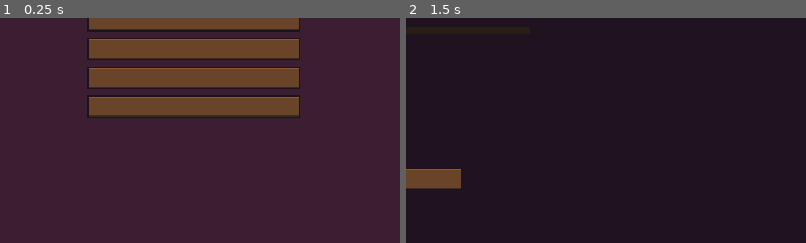
Above: before the commit, frames 1-2 (left to right).
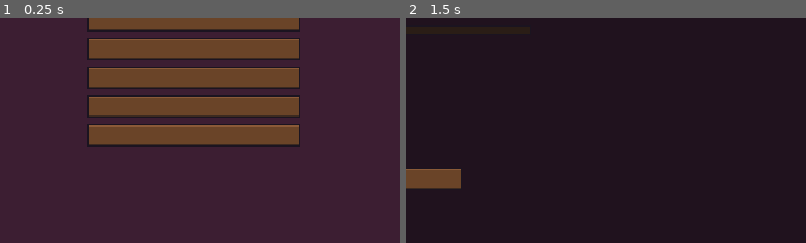
Above: after the commit, the same moments.

Repository: Andrei56786/game
Game: Godot game, scene res://scenes/main.tscn
Same seed, same stepped clock (60 frames per second), same inputs: the game is played once before the commit and once after it.
Inputs (mouse positions are % of the whole screen's width and height, from its top left):
- Up to frame 1 (0.25 s): no input
- Up to frame 2 (1.5 s): tap Enter at 0.5, 0.6 s; move the mouse to (72, 45) at 0.52 s; hold D 0.53-1.25 s; click (72, 45) at 0.67 s; tap Space at 0.77, 1.07, 1.25 s; tap Keypad Enter at 0.8 s; drag from (30, 55) to (45, 70) at 1.27 s
The pictures show only the part of the screen within x 50-100%, y 50-100%; the shares and areas given below are measured in that part.

The runs differ from the first frame. In frame 1, 5.2% of the frame differs, in the area x 21-75%, y 47-58%; in frame 2, nothing differs.
Error before the commit: Invalid access to property or key 'pal' on a base object of type 'Dictionary'. (res://scripts/art.gd:111)
Error after the commit: Invalid access to property or key 'pal' on a base object of type 'Dictionary'. (res://scripts/art.gd:144)

Commit message:
0.9: мышь работает (фон места не ловит щелчки, заставка и бой — на весь экран), во весь экран — F11, Alt+Enter и в меню; веб-тест — настоящая мышь

Diff:
--- a/godot/slovo/scripts/art.gd
+++ b/godot/slovo/scripts/art.gd
@@ -18,6 +18,8 @@
 var book: Font
 var pixfont := false
 var autopause := true          # OPTS.autoPause: время само встаёт на паузу (дошли до цели, выехали из замка, после битвы)
+var fullscreen := false        # во весь экран (F11 или Alt+Enter, в меню — «Во весь экран»): выбор помнится до следующего запуска
+var _win_mode := DisplayServer.WINDOW_MODE_WINDOWED   # каким было окно до полного экрана (развёрнутое вернётся развёрнутым)
 
 func _ready() -> void:
 	var p := "res://art/court.json"
@@ -36,6 +38,9 @@
 	if cf.load(CFG) == OK:
 		pixfont = bool(cf.get_value("ui", "pixfont", false))
 		autopause = bool(cf.get_value("ui", "autopause", true))
+		fullscreen = bool(cf.get_value("ui", "fullscreen", false))
+	if fullscreen and not OS.has_feature("web"):
+		_apply_fs.call_deferred(true)
 	var g := Gradient.new()
 	g.offsets = PackedFloat32Array([0.0, 0.3, 0.65, 1.0])
 	g.colors = PackedColorArray([Color(1, 1, 1, 1), Color(1, 1, 1, 0.6), Color(1, 1, 1, 0.18), Color(1, 1, 1, 0)])
@@ -100,6 +105,34 @@
 func set_autopause(on: bool) -> void:
 	autopause = on
 	_opt("autopause", on)
+
+## во весь экран и обратно (как F11 в окне Electron); в вебе — только клавишами браузера
+func is_fullscreen() -> bool:
+	var m := DisplayServer.window_get_mode()
+	return m == DisplayServer.WINDOW_MODE_FULLSCREEN or m == DisplayServer.WINDOW_MODE_EXCLUSIVE_FULLSCREEN
+
+func set_fullscreen(on: bool) -> void:
+	fullscreen = on
+	_apply_fs(on)
+	_opt("fullscreen", on)
+
+func _apply_fs(on: bool) -> void:
+	if DisplayServer.get_name() == "headless" or OS.has_feature("web") or on == is_fullscreen():
+		return
+	if on:
+		_win_mode = DisplayServer.window_get_mode()
+		DisplayServer.window_set_mode(DisplayServer.WINDOW_MODE_FULLSCREEN)
+	else:
+		DisplayServer.window_set_mode(DisplayServer.WINDOW_MODE_MAXIMIZED if _win_mode == DisplayServer.WINDOW_MODE_MAXIMIZED else DisplayServer.WINDOW_MODE_WINDOWED)
+
+## F11 или Alt+Enter — во весь экран и обратно, на любом экране (до двора и карты клавиша не доходит)
+func _input(e: InputEvent) -> void:
+	var k := e as InputEventKey
+	if k == null or not k.pressed or k.echo or OS.has_feature("web"):
+		return
+	if k.physical_keycode == KEY_F11 or (k.alt_pressed and (k.physical_keycode == KEY_ENTER or k.physical_keycode == KEY_KP_ENTER)):
+		set_fullscreen(not is_fullscreen())
+		get_viewport().set_input_as_handled()
 
 func _opt(k: String, v: Variant) -> void:
 	var cf := ConfigFile.new()
--- a/godot/slovo/scripts/battle/bview.gd
+++ b/godot/slovo/scripts/battle/bview.gd
@@ -23,7 +23,7 @@
 var sdark: Array = []      # тёмные цвета сторон — для следов павших
 
 func _ready() -> void:
-	set_anchors_preset(Control.PRESET_FULL_RECT)
+	set_anchors_and_offsets_preset(Control.PRESET_FULL_RECT)   # и размер — на весь экран (иначе 0×0 и щелчки мимо)
 	mouse_filter = Control.MOUSE_FILTER_STOP
 	focus_mode = Control.FOCUS_ALL
 
--- a/godot/slovo/scripts/court.gd
+++ b/godot/slovo/scripts/court.gd
@@ -147,7 +147,7 @@
 	add_child(ui)
 	vig = TextureRect.new()
 	vig.texture = _vignette()
-	vig.set_anchors_preset(Control.PRESET_FULL_RECT)
+	vig.set_anchors_and_offsets_preset(Control.PRESET_FULL_RECT)   # ночная виньетка — на весь экран
 	vig.mouse_filter = Control.MOUSE_FILTER_IGNORE
 	vig.modulate.a = 0.0
 	ui.add_child(vig)
@@ -281,6 +281,7 @@
 	add_child(layer)
 	move_child(layer, 0)
 	var back := ColorRect.new()
+	back.mouse_filter = Control.MOUSE_FILTER_IGNORE   # фон места — не окно: иначе он забирает щелчки и мышь при дворе не работает
 	back.color = Color8(26, 36, 24) if L["out"] else Color8(12, 10, 16)
 	back.position = Vector2(-1000, -1000)
 	back.size = Vector2(int(L["w"]) * CT + 2000, int(L["h"]) * CT + 2000)
--- a/godot/slovo/scripts/title.gd
+++ b/godot/slovo/scripts/title.gd
@@ -15,7 +15,7 @@
 var keys: Array = []                      # кнопки по порядку (для ↑↓ и Enter): [id, Callable]
 
 func _ready() -> void:
-	set_anchors_preset(Control.PRESET_FULL_RECT)
+	set_anchors_and_offsets_preset(Control.PRESET_FULL_RECT)   # и размер — на весь экран (иначе 0×0 и щелчки мимо)
 	mouse_filter = Control.MOUSE_FILTER_STOP
 	help = false
 
@@ -41,6 +41,7 @@
 		L.append(["t_snd", func(_c): scr = "sound"])
 		L.append(["t_font", func(_c): Art.set_pixfont(not Art.pixfont)])
 		if not OS.has_feature("web"):
+			L.append(["t_fs", func(_c): Art.set_fullscreen(not Art.is_fullscreen())])
 			L.append(["t_quit", func(_c): get_tree().quit()])
 	elif scr == "newgame":
 		L.append(["ng_go", func(_c): act.emit("new", newg.duplicate())])
@@ -163,6 +164,7 @@
 	L.append(["t_snd", "Звук…", {}])
 	L.append(["t_font", "Шрифт: " + ("пиксельный" if Art.pixfont else "книжный"), {"tip": ["Шрифт", "Книжный — гладкий и чёткий, легче читать. Пиксельный — как в старых играх."]}])
 	if not OS.has_feature("web"):
+		L.append(["t_fs", "Во весь экран: " + ("вкл" if Art.is_fullscreen() else "выкл"), {"tip": ["Во весь экран", "Игра на весь монитор, без рамки окна. То же — F11 или Alt+Enter."]}])
 		L.append(["t_quit", "Выход", {}])
 	var ids: Array = keys.map(func(k): return k[0])
 	for e: Array in L:
@@ -227,13 +229,13 @@
 	blocker()
 	draw_rect(Rect2(0, 0, W, H), Color(0.04, 0.03, 0.05, 0.5))
 	var w := 340.0
-	var h := 158.0
+	var h := 172.0
 	var x := floorf((W - w) / 2.0)
 	var y := floorf((H - h) / 2.0)
 	Art.panel_wood(self, x, y, w, h)
 	Art.txt(self, "Управление", x + w / 2.0, y + 8, Art.pal("y"), "m", "c", Art.pal("o"))
 	var rows := [["WASD, стрелки", "идти; Shift — тихим шагом"], ["Мышь", "щелчок — идти туда или к человеку"], ["E, Enter", "говорить, сесть, сделать"],
-		["Z, колесо", "масштаб: крупно или весь двор"], ["Пробел", "пауза"], ["1, 2, 3", "скорость времени"], ["Tab", "карта королевства"], ["Esc", "меню: сохранить, загрузить, звук"]]
+		["Z, колесо", "масштаб: крупно или весь двор"], ["Пробел", "пауза"], ["1, 2, 3", "скорость времени"], ["Tab", "карта королевства"], ["F11, Alt+Enter", "во весь экран и обратно"], ["Esc", "меню: сохранить, загрузить, звук"]]
 	var yy := y + 26.0
 	for r in rows:
 		Art.txt(self, r[0], x + 16, yy, Art.pal("y"))
--- a/godot/slovo/scripts/world/court_wins.gd
+++ b/godot/slovo/scripts/world/court_wins.gd
@@ -100,11 +100,11 @@
 # ---------- меню (drawMenuWin), управление (drawHelp3 при дворе, drawHelp на карте) ----------
 const HELP_COURT := [["WASD / стрелки", "ходить по замку; Shift — тихим шагом"], ["ЛКМ", "идти туда; по человеку — подойти и заговорить"],
 	["E / Enter", "говорить, действовать (трон, стол, кровать…)"], ["Пробел · 1–3", "пауза · скорость времени"], ["Tab", "стол карт: королевство (и обратно)"],
-	["K · L", "совет · письма"], ["Z / колесо", "приблизить / отдалить"], ["H", "подсказка внизу экрана"], ["M", "без звука"], ["Esc", "меню"]]
+	["K · L", "совет · письма"], ["Z / колесо", "приблизить / отдалить"], ["H", "подсказка внизу экрана"], ["M", "без звука"], ["F11 / Alt+Enter", "во весь экран и обратно"], ["Esc", "меню"]]
 const HELP_MAP := [["ЛКМ по карте", "идти туда (покажет путь и дни)"], ["ЛКМ по поселению", "идти туда; на месте — осада и сведения"],
 	["ЛКМ по врагу", "преследовать; при встрече — бой"], ["ПКМ", "остановиться / сведения о поселении"], ["Перетаскивание", "двигать карту (или WASD, стрелки)"],
 	["Колесо / Q E", "масштаб"], ["Пробел", "пауза; 1, 2, 3 — скорость"], ["Tab", "ко двору; в поле — державы или местность"], ["C", "к войску"],
-	["V · K · L", "войска короны · совет · письма"], ["F · H", "фуражировка / подсказка"], ["Esc", "закрыть окно / меню"],
+	["V · K · L", "войска короны · совет · письма"], ["F · H", "фуражировка / подсказка"], ["Esc · F11", "закрыть окно / меню · во весь экран"],
 	["В бою", "ЛКМ — отряд, 2×ЛКМ или 1–5 — полк, ПКМ — приказ"], ["В бою", "Tab — карта, Пробел — пауза, H — рог, G — сплотить"]]
 
 ## меню (Esc): окно поверх двора или карты, время стоит
@@ -122,8 +122,12 @@
 			{"tip": ["Шрифт", "Книжный — гладкий и чёткий, легче читать. Пиксельный — как в старых играх. Заголовки окон всегда пиксельные."]}],
 		["m_ap", "Автопауза: " + ("вкл" if Art.autopause else "выкл"), func(_c): Art.set_autopause(not Art.autopause),
 			{"tip": ["Автопауза", "Время само встаёт на паузу, когда войско короля дошло до цели или остановилось, когда вы выходите из города, выезжаете из замка и после битвы.", {"t": "Пробел — снять паузу.", "c": DIM}]}],
+		["m_fs", "Во весь экран: " + ("вкл" if Art.is_fullscreen() else "выкл"), func(_c): Art.set_fullscreen(not Art.is_fullscreen()),
+			{"tip": ["Во весь экран", "Игра на весь монитор, без рамки окна. То же — F11 или Alt+Enter."]}],
 		["m_help", "Управление", func(_c): win = {"k": "help"}, {}],
 		["m_exit", "Выйти в главное меню", func(_c): _m_exit(), {}]]
+	if OS.has_feature("web"):
+		L = L.filter(func(e): return e[0] != "m_fs")   # в вебе полный экран — клавишами браузера
 	var X := W / 2.0 - 90.0
 	var Y := 40.0
 	var WW := 180.0
Not shown, changed: godot/slovo/test_web.mjs
